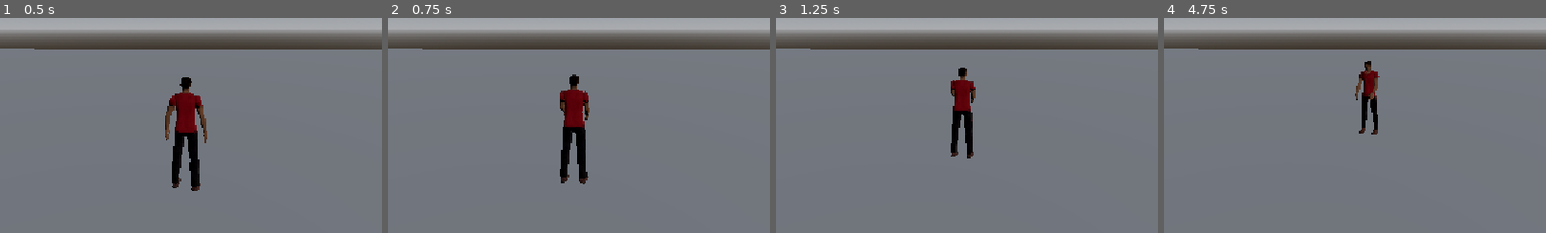
Above: before the commit, frames 1-4 (left to right).
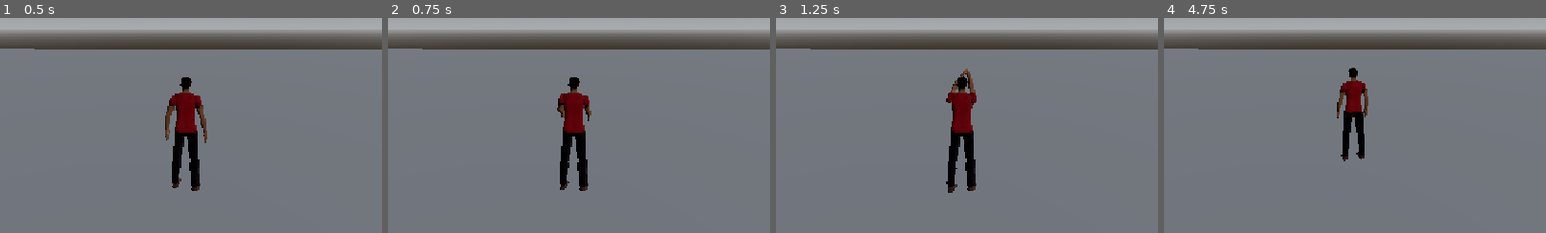
Above: after the commit, the same moments.

Repository: tommy-reid/resi_game
Game: Godot game, scene res://scenes/prototype_scene.tscn
The game is run twice, just before and just after one commit, with the same random seed, the same clock (stepped at 60 frames per second) and the same inputs. This scene is started directly instead of the project's main scene.
Inputs (mouse positions are % of the whole screen's width and height, from its top left):
- Up to frame 1 (0.5 s): no input
- Up to frame 2 (0.75 s): tap Enter at 0.5 s; move the mouse to (45, 70) at 0.52 s; hold W (move_forward) from 0.53 s (still down); hold Right mouse button (aim, bound only after the commit) from 0.53 s (still down); tap Q (quick_turn) at 0.6 s
- Up to frame 3 (1.25 s): keep holding W (move_forward); keep holding Right mouse button (aim, bound only after the commit)
- Up to frame 4 (4.75 s): move the mouse to (80, 65) at 1.27 s; release Right mouse button (aim, bound only after the commit) at 1.28 s; right-click (80, 65) at 1.35 s; tap Q (quick_turn) at 1.55, 2.1, 3.05, 4.35 s; move the mouse to (20, 35) at 2.02 s; release W (move_forward) at 2.03 s; hold Right mouse button (aim, bound only after the commit) 2.03-2.78 s; hold A (turn_left) 2.03-3.53 s; move the mouse to (55, 50) at 2.77 s; tap Shift (run) at 2.85 s; move the mouse to (35, 25) at 3.52 s; hold S (move_backward) 3.53-4.28 s; hold Right mouse button (aim, bound only after the commit) 3.53-4.28 s; move the mouse to (72, 45) at 4.27 s; hold D (turn_right) from 4.28 s (still down)
The pictures show only the part of the screen within x 25-75%, y 48-98%; the shares and areas given below are measured in that part.

Frame 1 is identical in both runs. In frame 2, 1.0% of the frame differs, in the area x 44-54%, y 26-81%; in frame 3, 2.2%; in frame 4, 2.7%, in the area x 45-57%, y 20-67%.

Commit message:
Updating scripts (ai was used so needs checking, but works)

Diff:
--- a/entities/player/player.tscn
+++ b/entities/player/player.tscn
@@ -1118,19 +1118,15 @@
 
 [sub_resource type="AnimationNodeStateMachineTransition" id="AnimationNodeStateMachineTransition_yqrof"]
 xfade_time = 0.5
-advance_mode = 2
 
 [sub_resource type="AnimationNodeStateMachineTransition" id="AnimationNodeStateMachineTransition_3wlsy"]
 xfade_time = 0.5
-advance_mode = 2
 
 [sub_resource type="AnimationNodeStateMachineTransition" id="AnimationNodeStateMachineTransition_b2kln"]
 xfade_time = 0.5
-advance_mode = 2
 
 [sub_resource type="AnimationNodeStateMachineTransition" id="AnimationNodeStateMachineTransition_we0b7"]
 xfade_time = 0.5
-advance_mode = 2
 
 [sub_resource type="AnimationNodeStateMachine" id="AnimationNodeStateMachine_eae6q"]
 states/aim_direction/node = SubResource("AnimationNodeBlendSpace1D_a1qjk")
--- a/entities/player/stephen_player.gd
+++ b/entities/player/stephen_player.gd
@@ -13,16 +13,36 @@
 var is_quick_turning: bool = false
 var quick_turn_duration: float = 0.5
 
+# --- ANIMATION SETTINGS ---
+@onready var anim_tree: AnimationTree = $AnimationTree
+@onready var anim_state = anim_tree["parameters/playback"]
+
+var current_aim_blend: float = 0.0
+const AIM_BLEND_SPEED: float = 5.0 # How quickly the gun pitches up/down
 
 func _physics_process(delta: float) -> void:
-	if Input.is_action_just_pressed("quick_turn") and not Input.is_action_pressed("move_forward") and not is_quick_turning:
+	# Check if the player is holding down the aim button
+	var is_aiming := Input.is_action_pressed("aim")
+
+	# 1. Quick Turn (Only allowed if NOT already quick turning AND NOT aiming)
+	if Input.is_action_just_pressed("quick_turn") and not Input.is_action_pressed("move_forward") and not is_quick_turning and not is_aiming:
 		print('turning ')
 		_quick_turn()
 
+	# 2. Turning (Allowed during regular idle/walk, or in place while aiming)
 	if not is_quick_turning:
 		_handle_turn(delta)
 
-	_handle_walk(delta)
+	# 3. Handle Movement & State Transitions
+	if is_aiming:
+		# If aiming, freeze walking velocity instantly
+		_freeze_movement(delta)
+		_handle_aim_animation(delta)
+	else:
+		# Process regular walking if not aiming
+		_handle_walk(delta)
+		_handle_movement_animations()
+
 	move_and_slide()
 
 
@@ -37,6 +57,10 @@
 # left positive | right negative
 func _handle_turn(delta: float) -> void:
 	var turn_input := Input.get_axis("turn_right", "turn_left")
+
+	# Reset multiplier to default 1.0 at start of calculations
+	multiplier = 1.0
+
 	if Input.is_action_pressed("run"):
 		multiplier = run_turn_multiplier
 
@@ -62,3 +86,36 @@
 
 	velocity.x = horizontal.x
 	velocity.z = horizontal.z
+
+
+# Decelerates character back to zero seamlessly when aiming cuts in
+func _freeze_movement(delta: float) -> void:
+	var horizontal := Vector3(velocity.x, 0.0, velocity.z)
+	horizontal = horizontal.move_toward(Vector3.ZERO, deceleration * delta)
+	velocity.x = horizontal.x
+	velocity.z = horizontal.z
+
+
+# Handles the smoothed BlendSpace1D values when raising weapon
+func _handle_aim_animation(delta: float) -> void:
+	anim_state.travel("aim_direction")
+
+	# Get vertical pitch adjustments from user input (-1 down, 1 up)
+	var target_input := Input.get_axis("move_backward", "move_forward")
+
+	# Linear interpolate to prevent the rapid/instant bone jittering
+	current_aim_blend = move_toward(current_aim_blend, target_input, AIM_BLEND_SPEED * delta)
+
+	# Update the value slider inside your BlendSpace1D node
+	anim_tree.set("parameters/aim_direction/blend_position", current_aim_blend)
+
+
+# Handles travel states between standing still and moving
+func _handle_movement_animations() -> void:
+	# Using horizontal velocity vector length to evaluate motion
+	var horizontal_speed := Vector3(velocity.x, 0.0, velocity.z).length()
+
+	if horizontal_speed > 0.1:
+		anim_state.travel("walk")
+	else:
+		anim_state.travel("idle")
--- a/project.godot
+++ b/project.godot
@@ -53,6 +53,11 @@
 , Object(InputEventKey,"resource_local_to_scene":false,"resource_name":"","device":-1,"window_id":0,"alt_pressed":false …(182 unchanged characters)…
 ]
 }
+aim={
+"deadzone": 0.2,
+"events": [Object(InputEventMouseButton,"resource_local_to_scene":false,"resource_name":"","device":-1,"window_id":0,"alt_pressed":false,"shift_pressed":false,"ctrl_pressed":false,"meta_pressed":false,"button_mask":2,"position":Vector2(218, 11),"global_position":Vector2(230, 71),"factor":1.0,"button_index":2,"canceled":false,"pressed":true,"double_click":false,"script":null)
+]
+}
 
 [physics]
 
